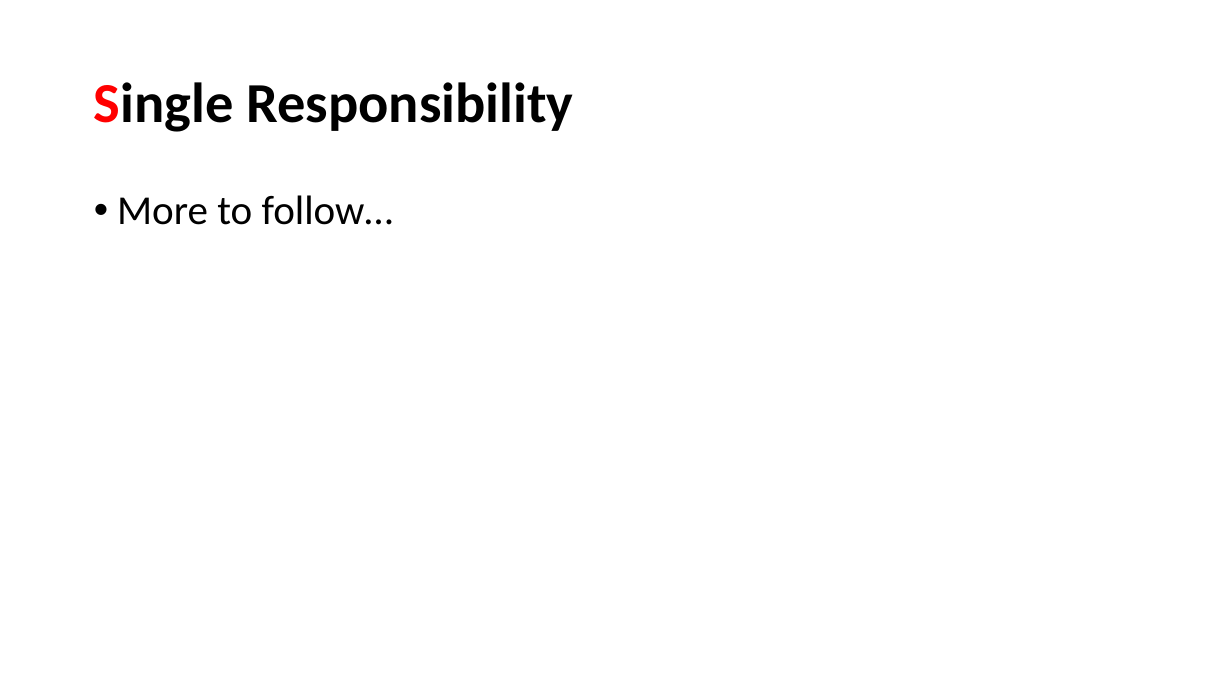
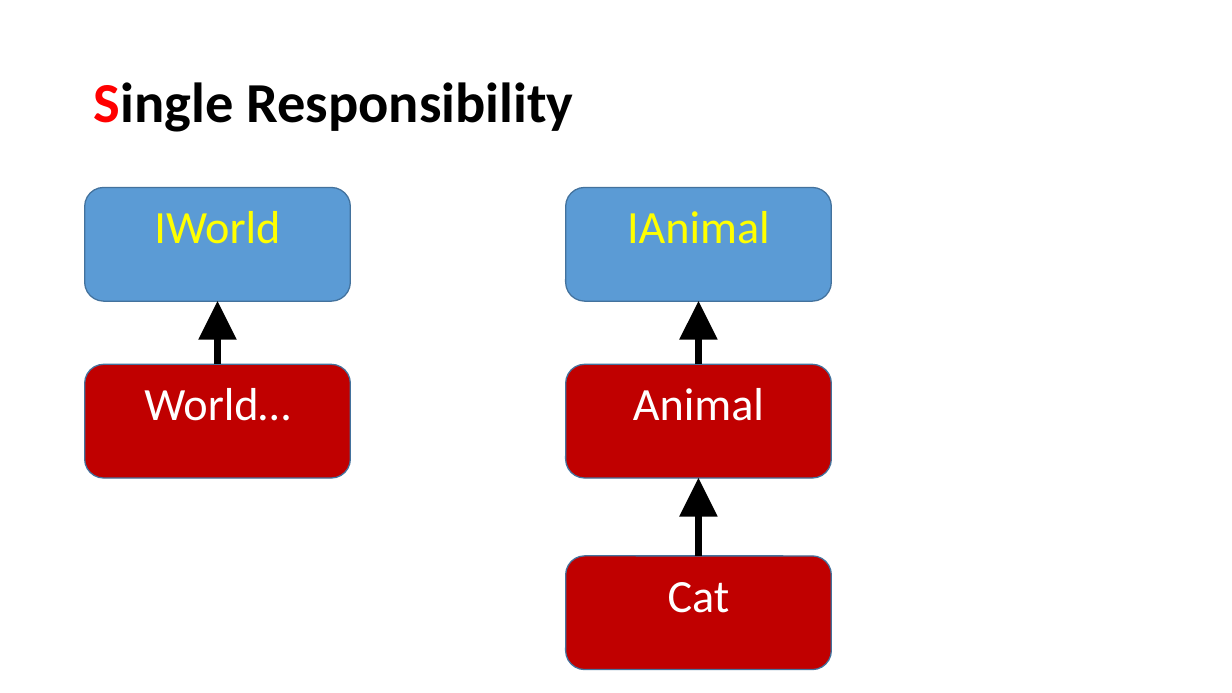
Before and after one commit to perl-easj/OOProg, a slide deck: slide 98 of Chap/SOLID/Presentations/SOLID.pptx. Drawn at 1232x693 pixels with LibreOffice and Linux fonts; fonts in the diff are those of the drawing. Boxes give left, top, right and bottom in pixels: in the first picture for what was removed or moved away, otherwise in the second. Text is boxed around its words. In the diff, an @@ line names an element or a change of style, - is before the commit and + after.

```diff
--- a/Chap/SOLID/Presentations/SOLID.pptx
+++ b/Chap/SOLID/Presentations/SOLID.pptx
@@ rounded rectangle added at [85,188,351,301], fill #5B9BD5, outline #43739E 1 pt, 36 pt, text #FFFF00 @@
+IWorld
@@ text removed at [117,195,393,225] @@
-• More to follow…
@@ rounded rectangle added at [566,188,832,301], fill #5B9BD5, outline #43739E 1 pt, 36 pt, text #FFFF00 @@
+IAnimal
@@ arrow added from (217, 364) to (217, 301), #000000 6 pt @@
@@ arrow added from (699, 364) to (699, 301), #000000 6 pt @@
@@ rounded rectangle added at [85,364,351,478], fill #C00000, outline #43739E 1 pt, 36 pt, text #FFFFFF @@
+World…
@@ rounded rectangle added at [566,364,832,478], fill #C00000, outline #43739E 1 pt, 36 pt, text #FFFFFF @@
+Animal
@@ arrow added from (699, 556) to (699, 478), #000000 6 pt @@
@@ rounded rectangle added at [566,556,832,670], fill #C00000, outline #43739E 1 pt, 36 pt, text #FFFFFF @@
+Cat
```
Also in this commit, not shown: 2 other slides changed, 47 slides added, 1 slide removed, 25 other files.
